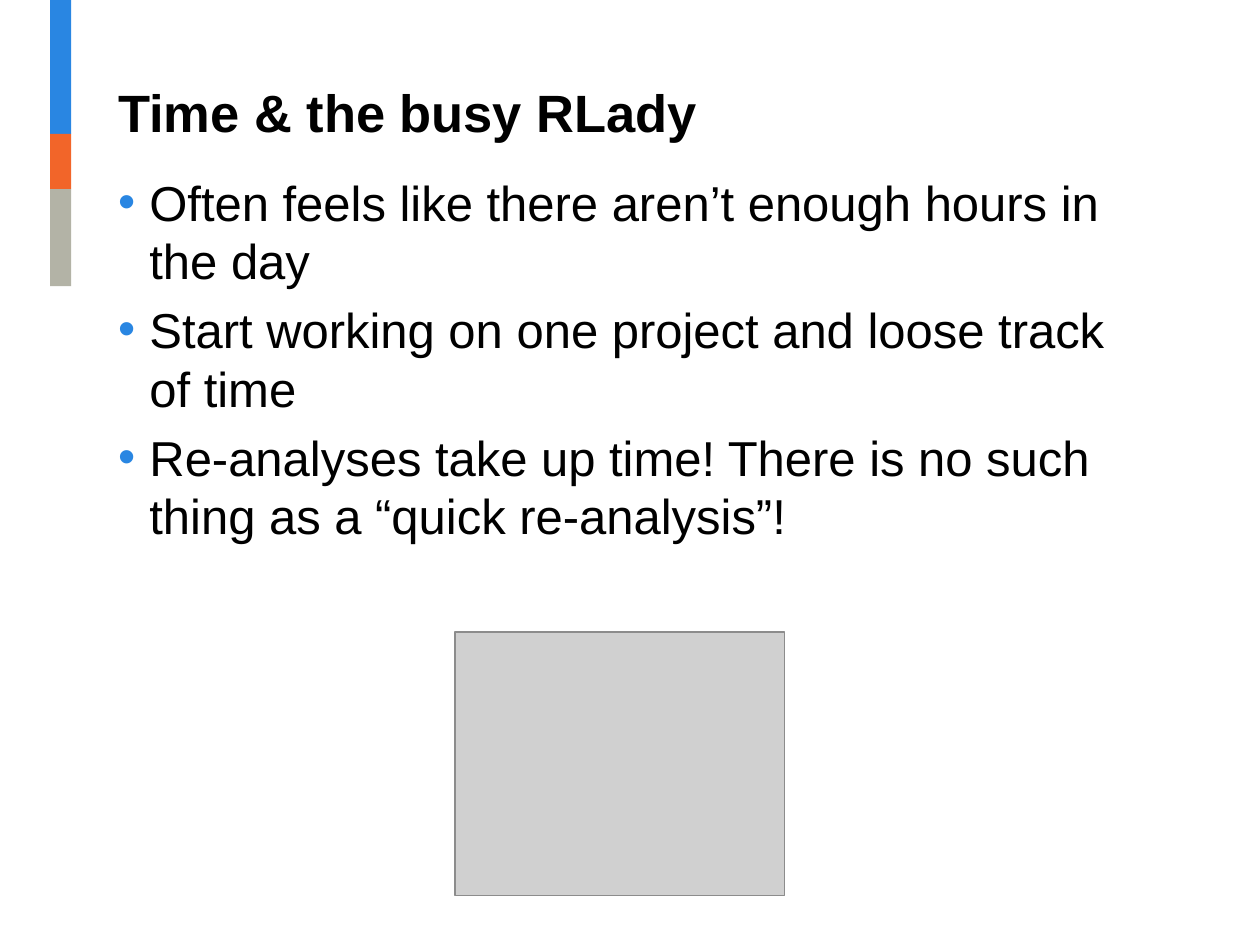
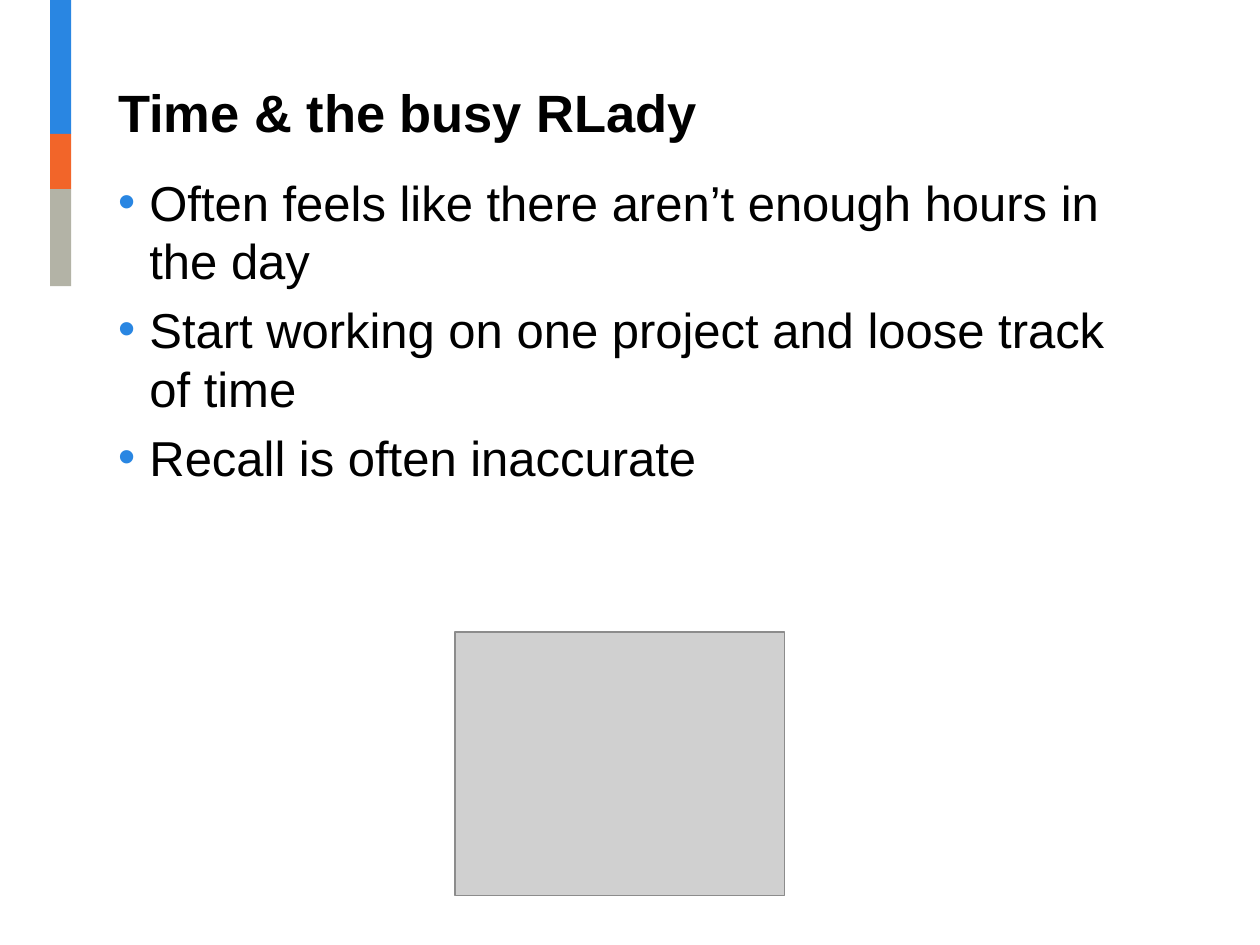
Before and after one commit to jalavery/timetrackR, a slide deck: slide 3 of Project management shiny app presentation.pptx (slide 2 before the commit). Drawn at 1260x945 pixels with LibreOffice and Linux fonts; fonts in the diff are those of the drawing; grey boxes stand for pictures; background and template pictures are left out. Boxes give left, top, right and bottom in pixels: in the first picture for what was removed or moved away, otherwise in the second. Text is boxed around its words. In the diff, an @@ line names an element or a change of style, - is before the commit and + after.

```diff
--- a/Project management shiny app presentation.pptx
+++ b/Project management shiny app presentation.pptx
@@ text at [149,440,696,477]: text changed @@
-• Re-analyses take up time! There is no such thing as a “quick re-analysis”!
+• Recall is often inaccurate
```
Also in this commit, not shown: 5 other slides changed, 3 slides added, 2 slides removed, 4 other files.
